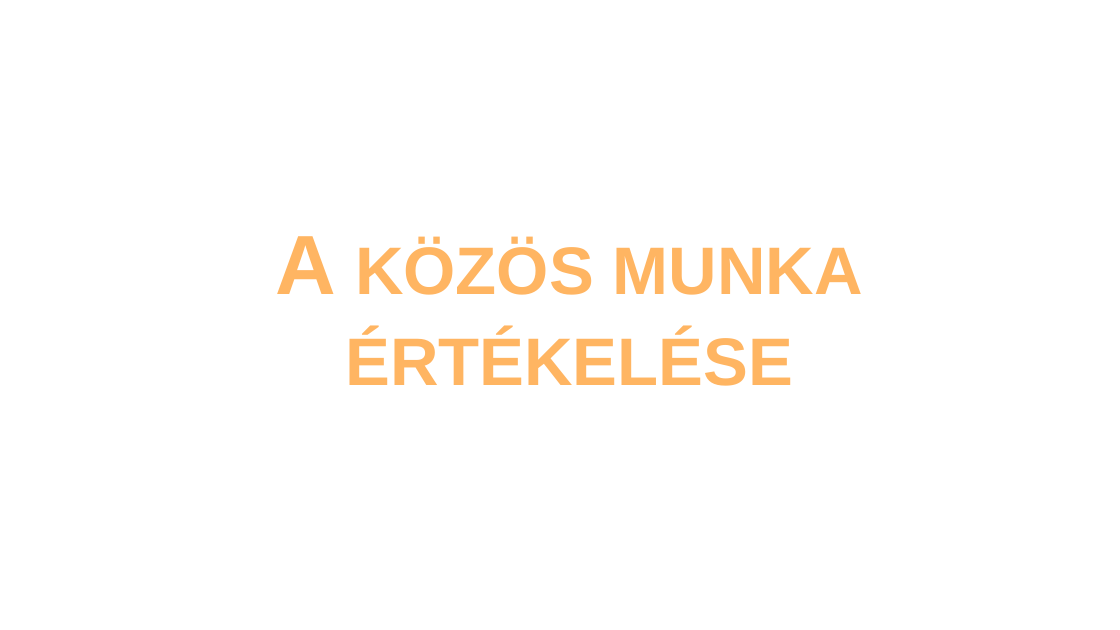
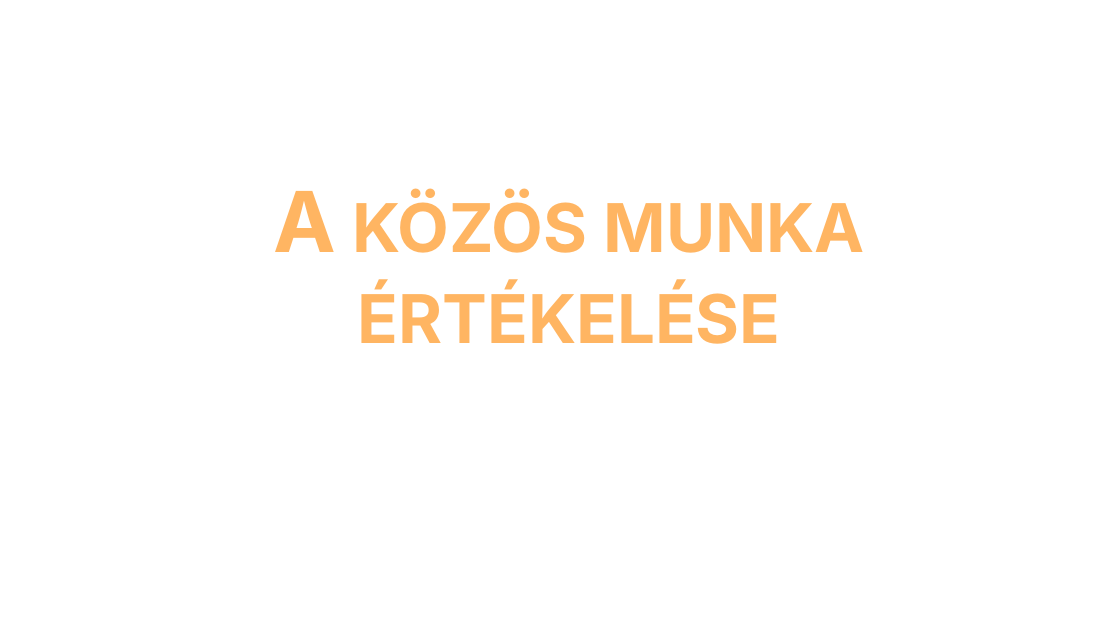
Before and after one commit to dzsofri/kulimuli.com, a slide deck: slide 17 of ikt projektfeladat.pptx. Drawn at 1120x630 pixels with LibreOffice and Linux fonts; fonts in the diff are those of the drawing. Boxes give left, top, right and bottom in pixels: in the first picture for what was removed or moved away, otherwise in the second. Text is boxed around its words. In the diff, an @@ line names an element or a change of style, - is before the commit and + after.

```diff
--- a/ikt projektfeladat.pptx
+++ b/ikt projektfeladat.pptx
@@ title "A közös munka értékelése" moved from (x1=276, y1=236, x2=863, y2=386) to (x1=274, y1=191, x2=865, y2=344) @@
@@ title "A közös munka értékelése" at (x1=274, y1=191, x2=865, y2=344): font Arial to Inter @@
```
Also in this commit, not shown: 17 other slides changed, 13 other files.
